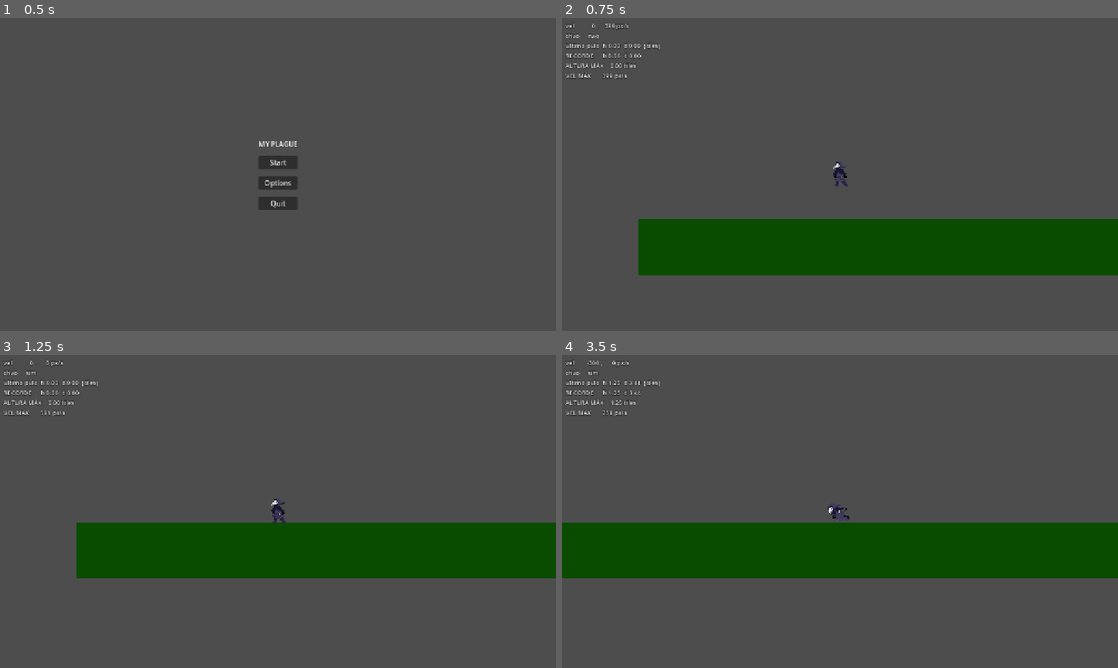
Above: before the commit, frames 1-4 (two rows, left to right).
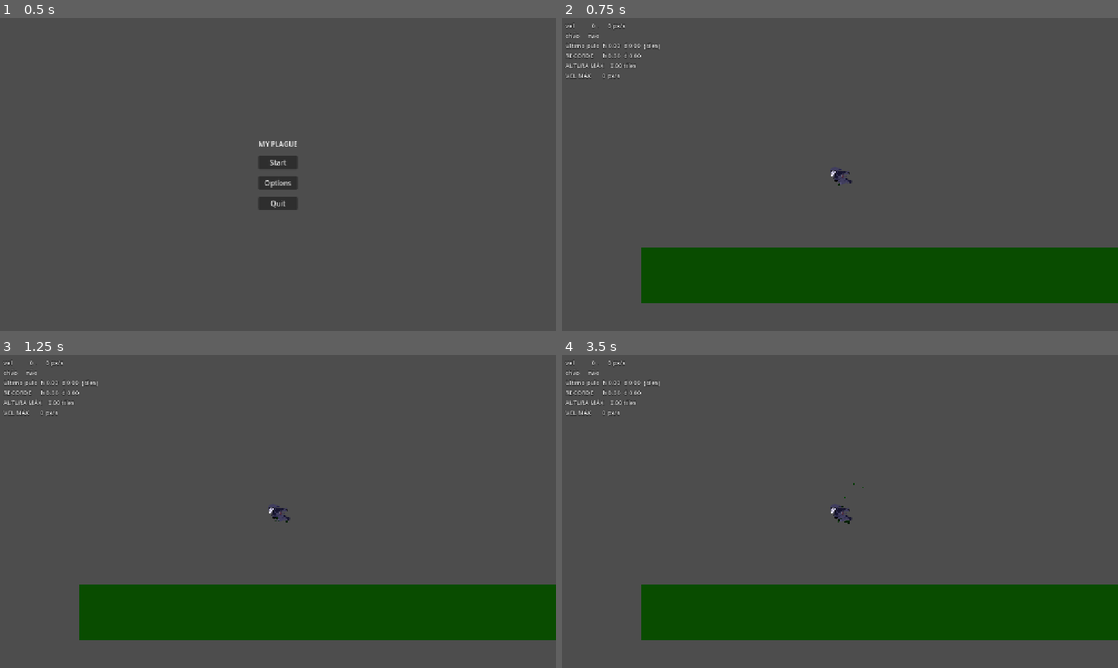
Above: after the commit, the same moments.

Repository: jpbmoura/gmtk-gamejam
Game: Godot game, scene res://scenes/menu/main_menu.tscn
The game is run twice, just before and just after one commit, with the same random seed, the same clock (stepped at 60 frames per second) and the same inputs.
Inputs:
- Up to frame 1 (0.5 s): no input
- Up to frame 2 (0.75 s): click "Start" at 0.5 s
- Up to frame 3 (1.25 s): no input
- Up to frame 4 (3.5 s): tap Enter (ui_accept) at 1.25, 1.52, 2.27 s; hold Right (ui_right) 1.28-2.78 s; tap X (dash) at 1.35, 2.85 s; tap 0 at 2.1 s; hold Left (ui_left) from 2.78 s (still down)

Frame 1 is identical in both runs. In frame 2, 16% of the frame differs, in the area x 7-100%, y 1-92%; in frame 3, 31%; in frame 4, 33%, in the area x 0-100%, y 1-92%.
Error after the commit: Parse Error: Expected statement, found "else" instead. (res://scenes/player/player.gd:139)

Commit message:
feat: particles

Diff:
--- a/scenes/levels/level_1.tscn
+++ b/scenes/levels/level_1.tscn
@@ -18,11 +18,6 @@
 [sub_resource type="RectangleShape2D" id="RectangleShape2D_fw547"]
 size = Vector2(23, 27)
 
-[sub_resource type="Curve" id="Curve_sk5k4"]
-_limits = [-1.0, 1.0, 0.0, 2.0]
-_data = [Vector2(0, -1), 0.0, 0.0, 0, 0, Vector2(0.96808517, 0.9775281), 0.0, 0.0, 0, 0, Vector2(1.9468086, -0.9101125), 0.0, 0.0, 0, 0]
-point_count = 3
-
 [sub_resource type="AtlasTexture" id="AtlasTexture_dga24"]
 atlas = ExtResource("6_s8va5")
 region = Rect2(0, 0, 64, 64)
@@ -239,6 +234,11 @@
 "speed": 30.0
 }]
 
+[sub_resource type="Curve" id="Curve_sk5k4"]
+_limits = [-1.0, 1.0, 0.0, 2.0]
+_data = [Vector2(0, -1), 0.0, 0.0, 0, 0, Vector2(0.96808517, 0.9775281), 0.0, 0.0, 0, 0, Vector2(1.9468086, -0.9101125), 0.0, 0.0, 0, 0]
+point_count = 3
+
 [node name="Level1" type="Node2D" unique_id=2117434212 node_paths=PackedStringArray("spawn", "player")]
 script = ExtResource("1_6761a")
 spawn = NodePath("Spawn")
@@ -288,29 +288,8 @@
 position = Vector2(109.5, -79.5)
 shape = SubResource("RectangleShape2D_fw547")
 
-[node name="CPUParticles2D" type="CPUParticles2D" parent="Player/CollisionShape2D" unique_id=855651056]
-visible = false
-modulate = Color(0, 0.7695679, 0.16358232, 1)
-self_modulate = Color(0, 0.40784314, 0.1882353, 1)
-oversampling_with_scale = 1
-amount = 4
-texture = ExtResource("6_oc4kc")
-lifetime = 2.0
-lifetime_randomness = 0.5
-emission_shape = 1
-emission_sphere_radius = 36.33
-gravity = Vector2(0, -100)
-angular_velocity_min = 57.03
-angular_velocity_max = 142.57
-radial_accel_min = 20.0
-radial_accel_max = 20.0
-angle_max = 399.2
-scale_amount_min = 0.3
-scale_amount_max = 0.5
-color = Color(3.946722e-06, 0.80765486, 0.28803572, 1)
-hue_variation_min = 0.5
-hue_variation_max = 1.0
-hue_variation_curve = SubResource("Curve_sk5k4")
+[node name="Camera2D" type="Camera2D" parent="Player/CollisionShape2D" unique_id=220215669]
+zoom = Vector2(2, 2)
 
 [node name="AnimatedSprite2D" type="AnimatedSprite2D" parent="Player" unique_id=1349859917]
 position = Vector2(112, -80)
@@ -319,9 +298,48 @@
 animation = &"running"
 frame_progress = 0.09323585
 
-[node name="Camera2D" type="Camera2D" parent="Player" unique_id=220215669]
-position = Vector2(112, -79)
-zoom = Vector2(2, 2)
+[node name="ParticlePoison" type="CPUParticles2D" parent="Player/AnimatedSprite2D" unique_id=855651056]
+modulate = Color(0, 0.7695679, 0.16358232, 1)
+self_modulate = Color(0, 0.40784314, 0.1882353, 1)
+oversampling_with_scale = 1
+position = Vector2(0, 25)
+amount = 16
+texture = ExtResource("6_oc4kc")
+lifetime = 3.0
+lifetime_randomness = 0.5
+emission_shape = 3
+emission_rect_extents = Vector2(16, 1)
+gravity = Vector2(0, -10)
+angular_velocity_min = 57.03
+angular_velocity_max = 142.57
+tangential_accel_min = 10.0
+tangential_accel_max = 10.0
+angle_max = 399.2
+scale_amount_min = 0.05
+scale_amount_max = 0.1
+color = Color(3.946722e-06, 0.80765486, 0.28803572, 1)
+hue_variation_min = 0.5
+hue_variation_max = 1.0
+hue_variation_curve = SubResource("Curve_sk5k4")
+
+[node name="ParticleRunning" type="CPUParticles2D" parent="Player/AnimatedSprite2D" unique_id=409536674]
+position = Vector2(16, 20)
+scale = Vector2(2.0000002, 2.0000002)
+emitting = false
+amount = 32
+lifetime = 0.21000000000000002
+explosiveness = 0.11
+lifetime_randomness = 0.41
+emission_shape = 1
+emission_sphere_radius = 3.53
+gravity = Vector2(0, -15)
+initial_velocity_min = 50.0
+initial_velocity_max = 50.0
+damping_min = 88.119
+damping_max = 93.069
+angle_max = 499.0
+scale_amount_max = 4.0
+color = Color(0.20598286, 0.14374983, 2.8878452e-07, 1)
 
 [node name="DebugOverlay" type="CanvasLayer" parent="." unique_id=990117488 node_paths=PackedStringArray("player")]
 script = ExtResource("7_oc4kc")
--- a/scenes/player/player.gd
+++ b/scenes/player/player.gd
@@ -77,6 +77,8 @@
 		if velocity.y > 0.0:
 			mult *= fall_multiplier
 		velocity += get_gravity() * (delta * mult)
+		$AnimatedSprite2D/ParticleRunning.emitting = false
+		$AnimatedSprite2D/ParticlePoison.emitting = false
 
 	# --- deslizar na parede ---
 	if on_wall and velocity.y > 0.0:
@@ -120,18 +122,27 @@
 		var direction := Input.get_axis("ui_left", "ui_right")
 		if direction:
 			velocity.x = move_toward(velocity.x, direction * speed, acceleration * delta)
+			$AnimatedSprite2D/ParticlePoison.emitting = false
 			if direction < 0.0:
 				$AnimatedSprite2D.flip_h = false
+				if on_floor:
+					$AnimatedSprite2D/ParticleRunning.emitting = true
+					$AnimatedSprite2D/ParticleRunning.position.x = 16
 			else:
 				$AnimatedSprite2D.flip_h = true
 
 			if velocity.x != 0.0 and on_floor:
-				$AnimatedSprite2D.play("running")
+					if on_floor:
+						$AnimatedSprite2D/ParticleRunning.emitting = true
+						$AnimatedSprite2D/ParticleRunning.position.x = -16
+			$AnimatedSprite2D.play("running")
 			else:
 				$AnimatedSprite2D.play("idle")
 
 		else:
 			velocity.x = move_toward(velocity.x, 0.0, friction * delta)
 			$AnimatedSprite2D.play("idle")
+			$AnimatedSprite2D/ParticleRunning.emitting = false
+			$AnimatedSprite2D/ParticlePoison.emitting = true
 
 	move_and_slide()
